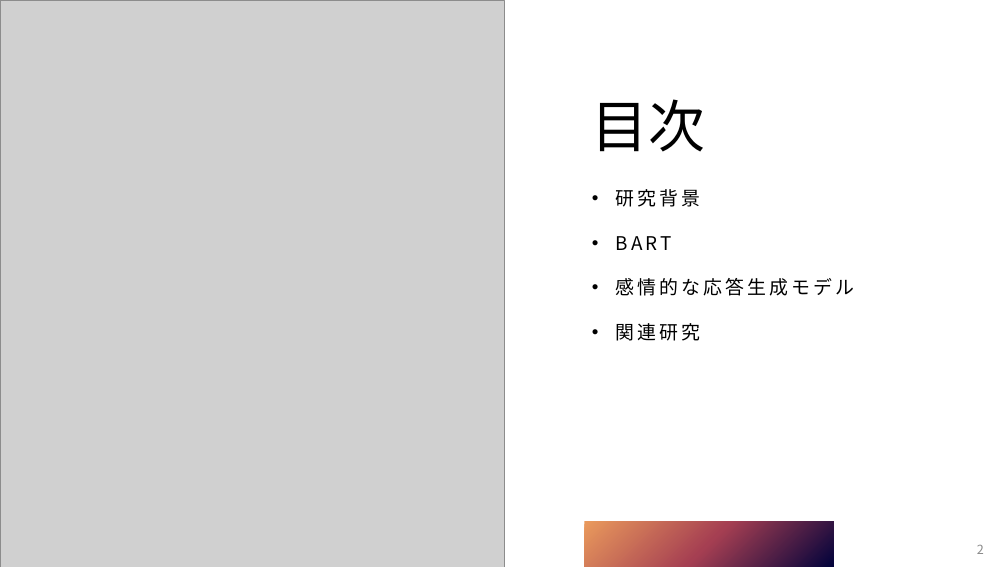
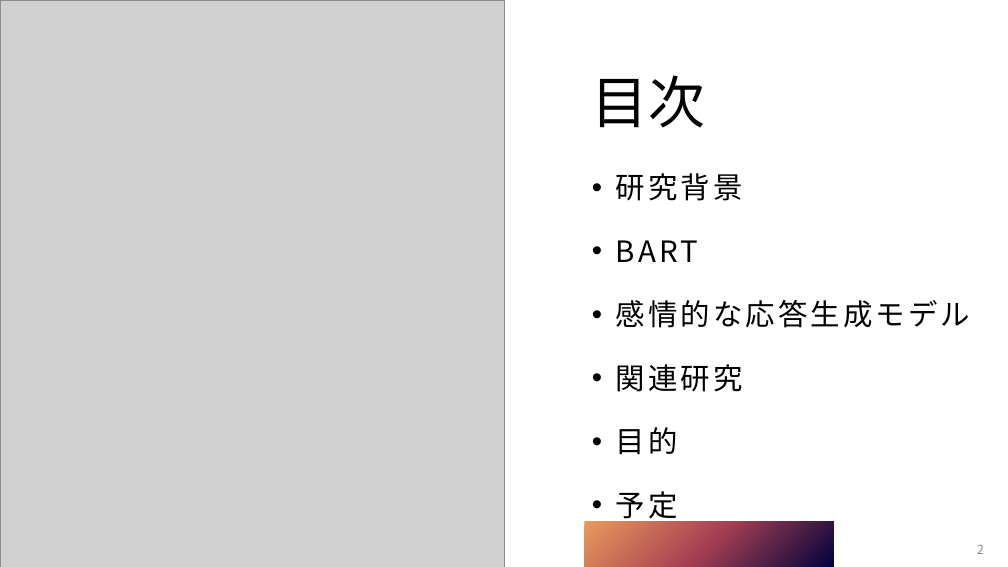
Before and after one commit to Sion1225/Study-Deeplearning-NLP, a slide deck: slide 2 of Presentation/感情認識に基づく対話システム.pptx. Drawn at 1008x567 pixels with LibreOffice and Linux fonts; fonts in the diff are those of the drawing; grey boxes stand for pictures. Boxes give left, top, right and bottom in pixels: in the first picture for what was removed or moved away, otherwise in the second. Text is boxed around its words. In the diff, an @@ line names an element or a change of style, - is before the commit and + after.

```diff
--- a/Presentation/感情認識に基づく対話システム.pptx
+++ b/Presentation/感情認識に基づく対話システム.pptx
@@ title "目次": place and size @@
-title "目次" at [592, 99, 705, 152]
+title "目次" at [592, 75, 705, 128]
@@ text "研究背景": place and size @@
-text "研究背景" at [616, 189, 855, 341]
+text "研究背景" at [616, 173, 970, 524]
@@ text at [616, 173, 970, 392]: size 18 to 28 pt in "研究背景", "BART", "感情的な応答生成モデル", "関連研究" @@
@@ text at [616, 427, 678, 524]: paragraphs added @@
+• 目的
+• 予定
```
Also in this commit, not shown: 6 other slides changed, 1 slide added, 1 slide removed.
